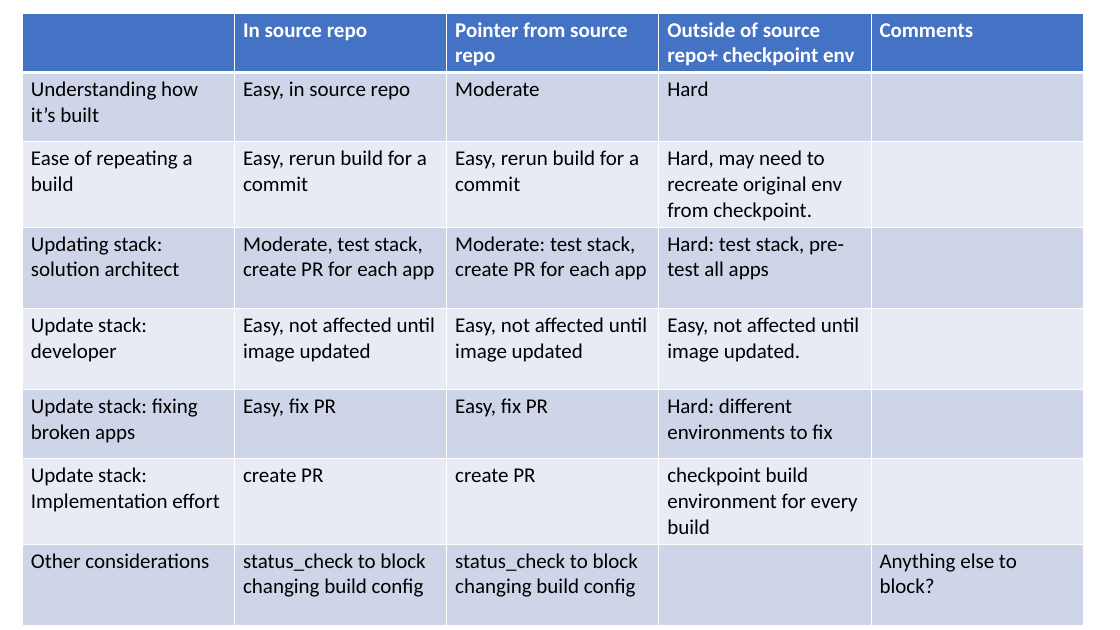
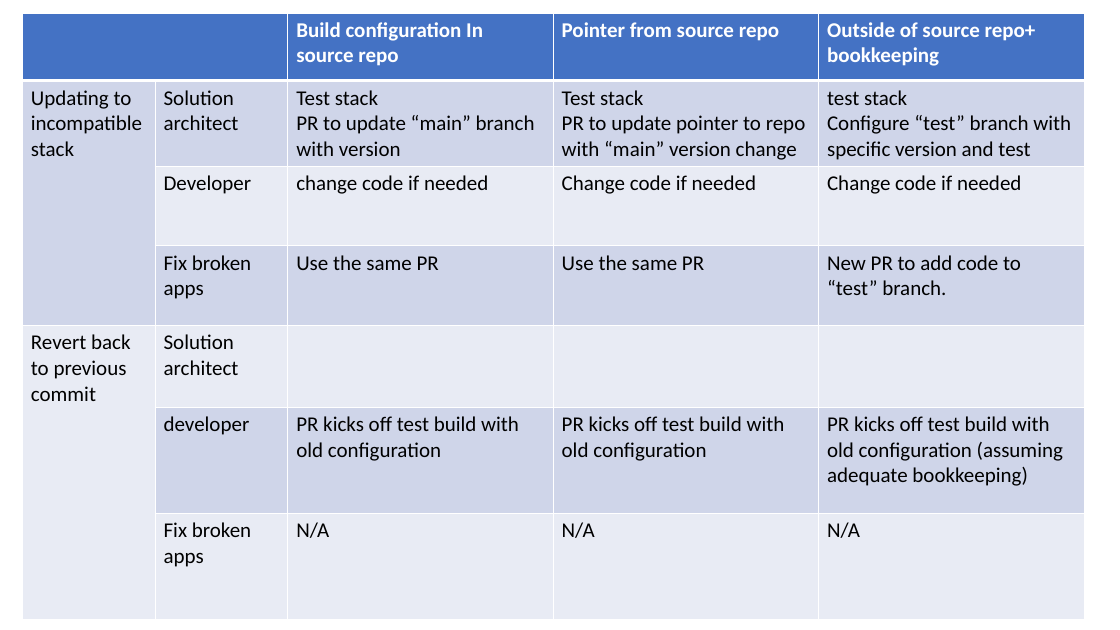
Before and after one commit to mchenggit/kabanero-event, a slide deck: slide 17 of architecture/KabaneroEvent.pptx (slide 16 before the commit). Drawn at 1120x630 pixels with LibreOffice and Linux fonts; fonts in the diff are those of the drawing. Boxes give left, top, right and bottom in pixels: in the first picture for what was removed or moved away, otherwise in the second. Text is boxed around its words. In the diff, an @@ line names an element or a change of style, - is before the commit and + after.

```diff
--- a/architecture/KabaneroEvent.pptx
+++ b/architecture/KabaneroEvent.pptx
@@ table at (x1=23, y1=13, x2=1085, y2=618) @@
-row 1:  | In source repo | Pointer from source repo | Outside of source repo+ checkpoint env | Comments
-row 2: Understanding how it’s built | Easy, in source repo | Moderate | Hard | 
-row 3: Ease of repeating a build | Easy, rerun build for a commit | Easy, rerun build for a commit | Hard, may need to recreate original env from checkpoint. | 
-row 4: Updating stack: solution architect | Moderate, test stack, create PR for each app | Moderate: test stack, create PR for each app | Hard: test stack, pre-test all apps | 
-row 5: Update stack: developer | Easy, not affected until image updated | Easy, not affected until image updated | Easy, not affected until image updated. | 
-row 6: Update stack: fixing broken apps | Easy, fix PR | Easy, fix PR | Hard: different environments to fix | 
-row 7: Update stack: Implementation effort | create PR | create PR | checkpoint build environment for every build | 
-row 8: Other considerations | status_check to block changing build config | status_check to block changing build config |  | Anything else to block?
+row 1:  |  | Build configuration In source repo | Pointer from source repo | Outside of source repo+ bookkeeping
+row 2: Updating to incompatible stack | Solution architect | Test stack / PR to update “main” branch with version | Test stack / PR to update pointer to repo with “main” version change | test stack / Configure “test” branch with specific version and test
+row 3:  | Developer | change code if needed | Change code if needed | Change code if needed
+row 4:  | Fix broken apps | Use the same PR | Use the same PR | New PR to add code to “test” branch.
+row 5: Revert back to previous commit | Solution architect |  |  | 
+row 6:  | developer | PR kicks off test build with old configuration | PR kicks off test build with old configuration | PR kicks off test build with old configuration (assuming adequate bookkeeping)
+row 7:  | Fix broken apps | N/A | N/A | N/A
```
Also in this commit, not shown: 2 slides added, 4 other files.
